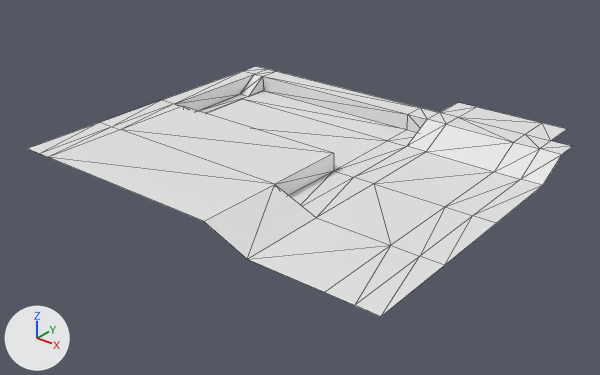
One commit to the FBX model AR_Pathfinding/Assets/Floor.FBX: the scene before it, then after it.
Both versions are drawn from a 50 mm camera at (3.3, -5.18, 2.58) aimed at (-0.27, -0.71, -0.19). The lights are fixed; the arrows at lower left show +X, +Y and +Z. Mesh edges are drawn as thin lines. Where no turn or scale is listed for an object, it has been applied to the vertices.

The first picture shows 'Floor'.
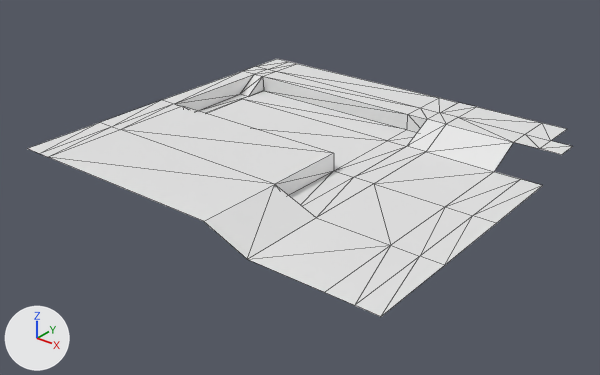
What differs and where, as boxes (x1, y1, x2, y2) in the pictures (600 x 375 px):
'Floor', reshaped: before (27, 66, 572, 316); after (27, 59, 572, 316)
part 1 of me_mesh, added: after (258, 59, 458, 113)
part 2 of me_mesh, deleted: before (494, 142, 561, 185)

The change, as a list of edits to the scene's bpy script:
```text
Change me_mesh:
    where me_mesh.from_pydata(...)  # 65 vertices, 99 faces; spans x -0.93..2.22, y -1.94..0.94, z 0.0..0.14
    used by ob_floor; location = (-0.911, -0.048, 0.0)
    verts and faces of me_mesh; kept vertices keep their numbers, new ones are numbered from 65
    before: 19 (-0.93, 0.63, 0.14) at pixel (256, 66), 20 (-0.78, 0.63, 0.14) at pixel (268, 69), 25 (-0.68, 0.63, 0.14) at pixel (276, 71), 34 (0.9, 0.63, 0.14) at pixel (420, 107), 40 (1.08, 0.63, 0.14) at pixel (439, 112)
    before: 45 (2.22, 0.14, 0.0) at pixel (542, 185), 46 (2.22, 0.43, 0.14) at pixel (561, 154), 50 (1.84, 0.43, 0.14) at pixel (513, 142), 51 (1.84, 0.14, 0.0) at pixel (494, 171), 56 (2.05, 0.43, 0.14) at pixel (539, 148)
    before: 57 (2.05, 0.14, 0.0) at pixel (520, 179)
    me_mesh part 1
    add for new, old in zip([*range(65, 70)], [19, 20, 25, 34, 40]): verts[new] = verts[old] + (0.0, 0.31, 0.0)
    add faces += [(19, 66, 65), (19, 20, 66), (20, 67, 66), (20, 25, 67), (25, 68, 67), (25, 34, 68)]
    add faces += [(40, 69, 68), (34, 40, 68)]
    me_mesh part 2
    add delete_faces([(51, 57, 56), (50, 51, 56), (45, 46, 57), (46, 56, 57)])
```
